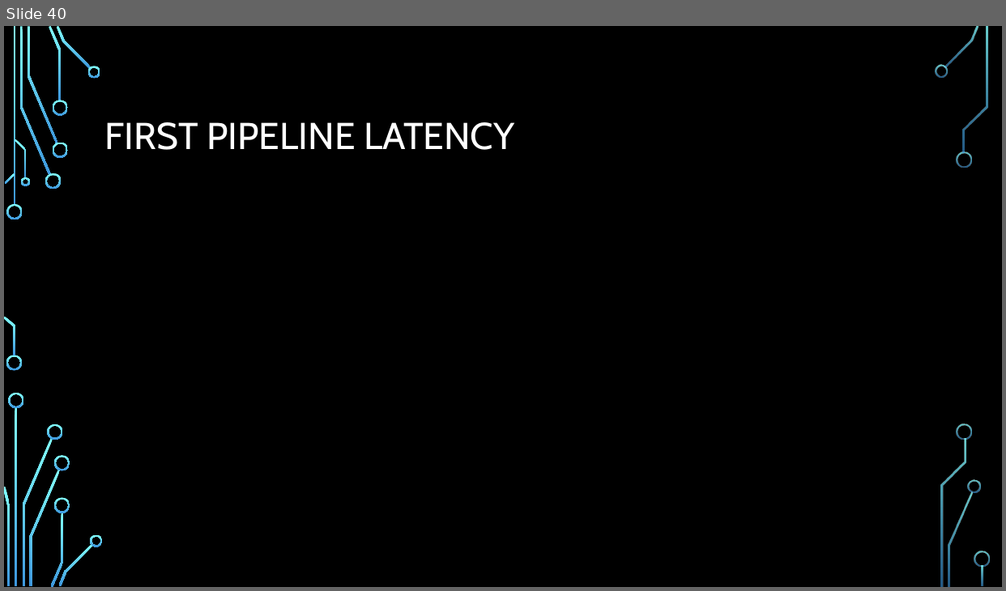
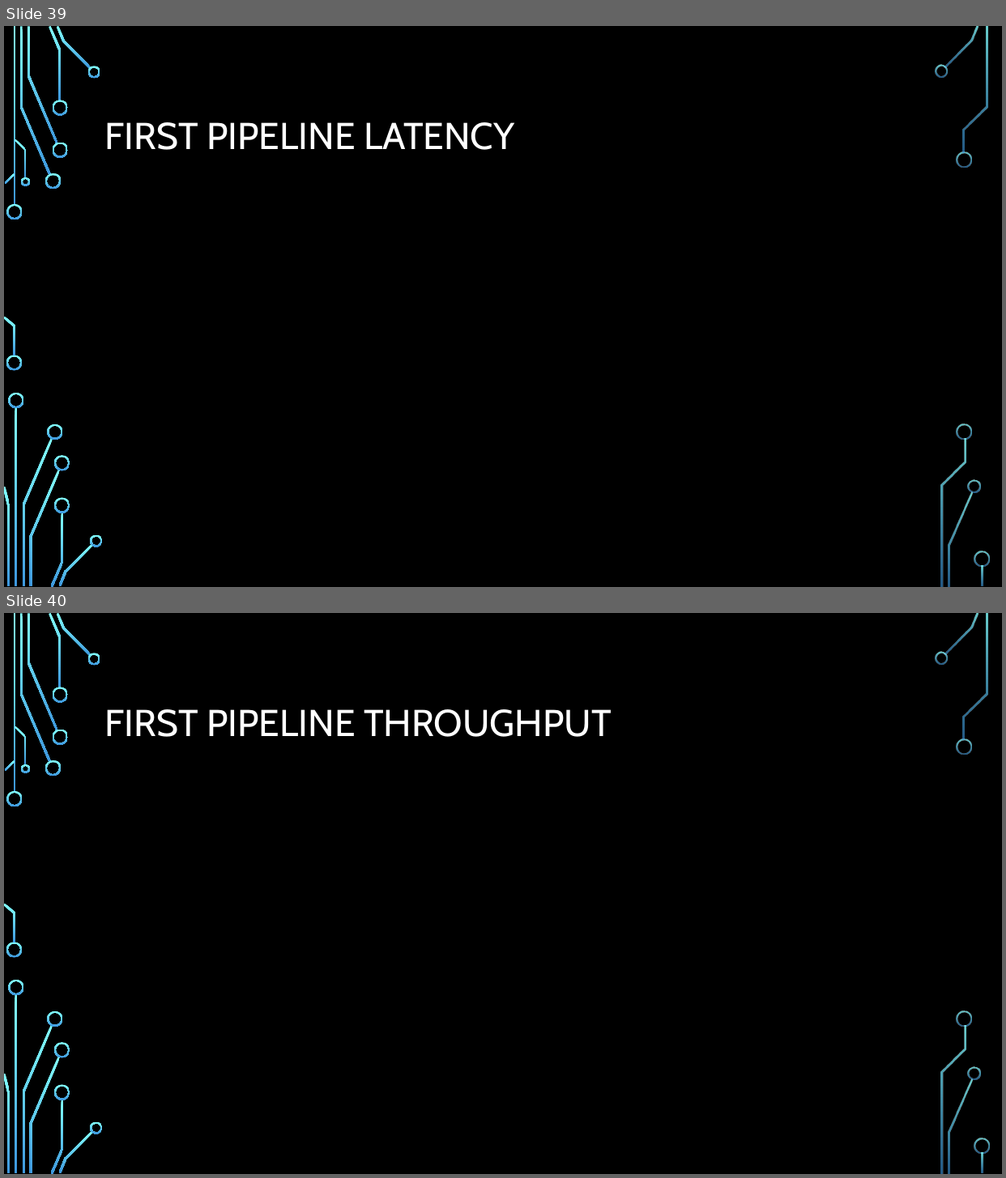
Before and after one commit to liotahuf/project_k_means, a slide deck: Midle presentation.pptx. Shown one above the other, each under a label of ours: slide 40 before the commit, slides 39 and 40 after it. The pictures are 1006x591 and 1006x1178 pixels, drawn with LibreOffice and Linux fonts; fonts in the diff are those of the drawing; grey boxes stand for pictures; background and template pictures are left out. Boxes give left, top, right and bottom in pixels: in the first picture for what was removed or moved away, otherwise in the second. Text is boxed around its words. In the diff, an @@ line names an element or a change of style, - is before the commit and + after.

Commit message:
reg file fixed bugs and first CB implementation

```diff
--- a/Midle presentation.pptx
+++ b/Midle presentation.pptx
@@ slide 40 added at [4,613,1002,1174], background picture (left out); not listed: 36 template elements that a slide beside it also shows @@
@@ title added at [105,709,612,737], 36 pt, text #FFFFFF @@
+FIRST PIPELINE THROUGHPUT
@@ what was slide 40 is now slide 39 @@
```
Also in this commit, not shown: 1 slide changed, 1 other slide added, 17 other files.
